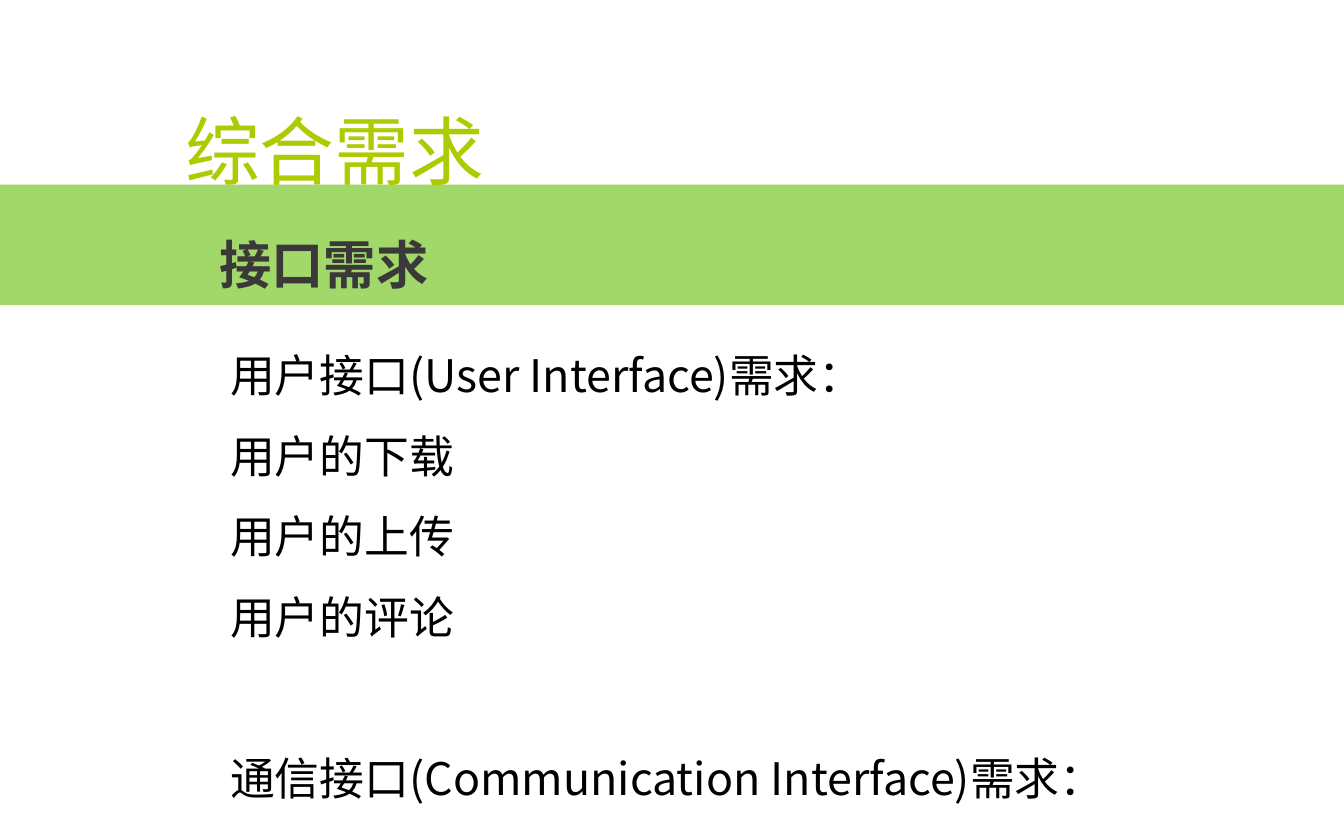
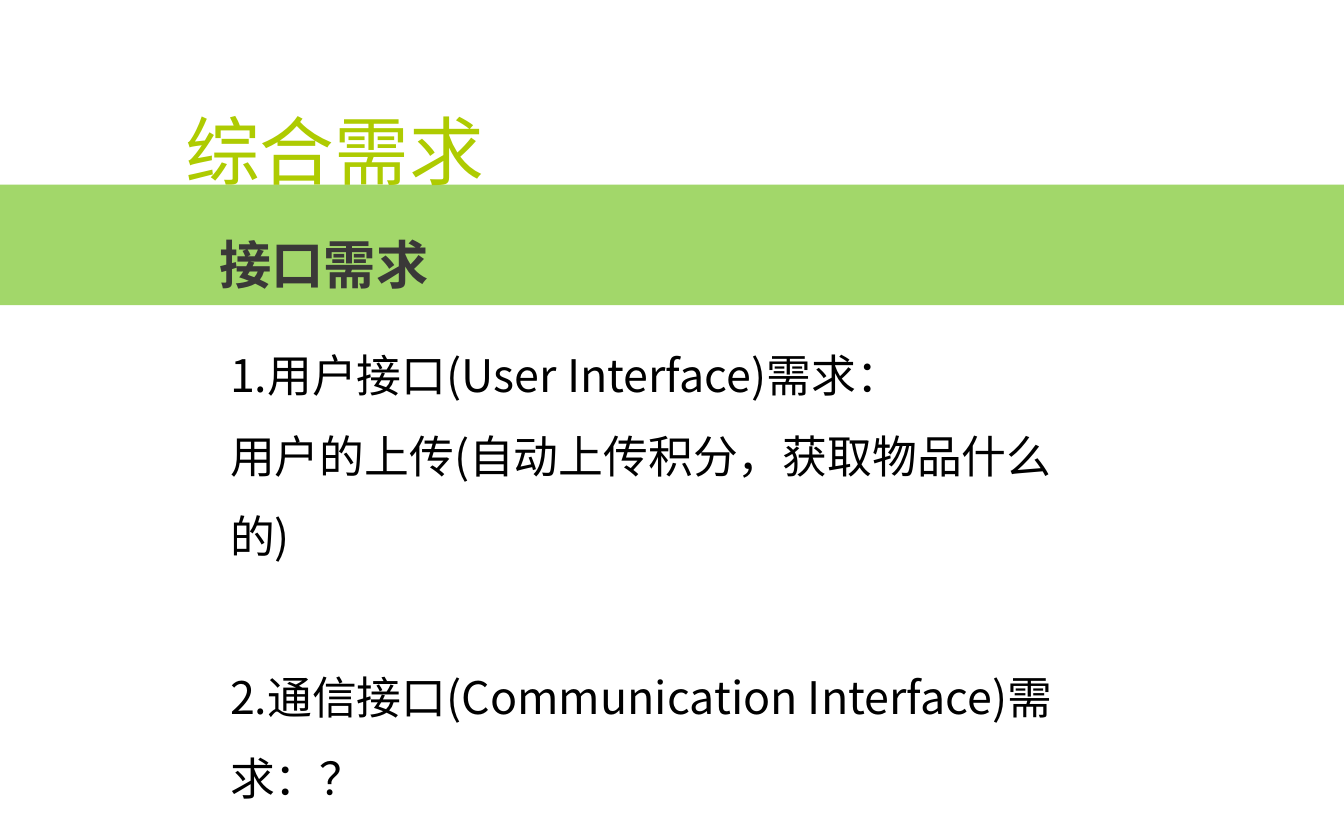
Before and after one commit to popopoi/Software-G07, a slide deck: slide 10 of SE2018春-G07/项目需求分析/SE2018春-G07-项目需求分析.pptx. Drawn at 1344x840 pixels with LibreOffice and Linux fonts; fonts in the diff are those of the drawing; background and template pictures are left out. Boxes give left, top, right and bottom in pixels: in the first picture for what was removed or moved away, otherwise in the second. Text is boxed around its words. In the diff, an @@ line names an element or a change of style, - is before the commit and + after.

```diff
--- a/SE2018春-G07/项目需求分析/SE2018春-G07-项目需求分析.pptx
+++ b/SE2018春-G07/项目需求分析/SE2018春-G07-项目需求分析.pptx
@@ text at <box>230,354,1052,799</box>: text changed @@
-用户接口(User Interface)需求：
-用户的下载
-用户的上传
-用户的评论
-通信接口(Communication Interface)需求：
+1.用户接口(User Interface)需求：
+用户的上传(自动上传积分，获取物品什么的)
+2.通信接口(Communication Interface)需求：？
```
Also in this commit, not shown: 1 other slide changed, 2 slides added, 12 other files.
